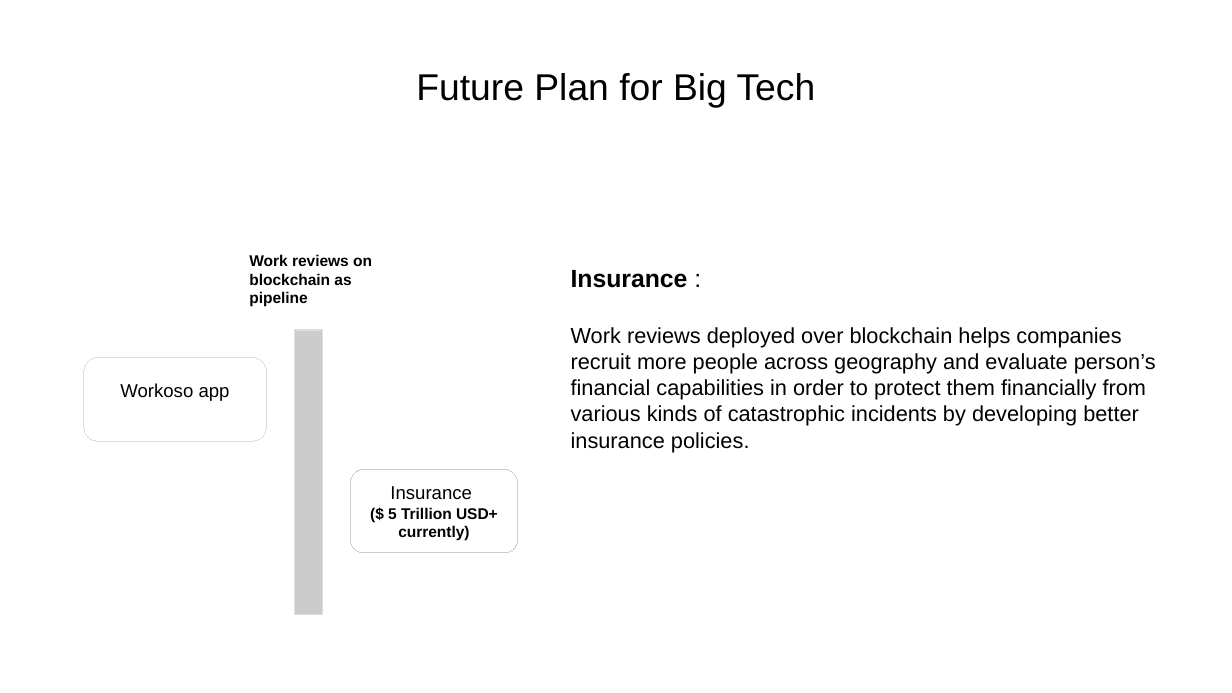
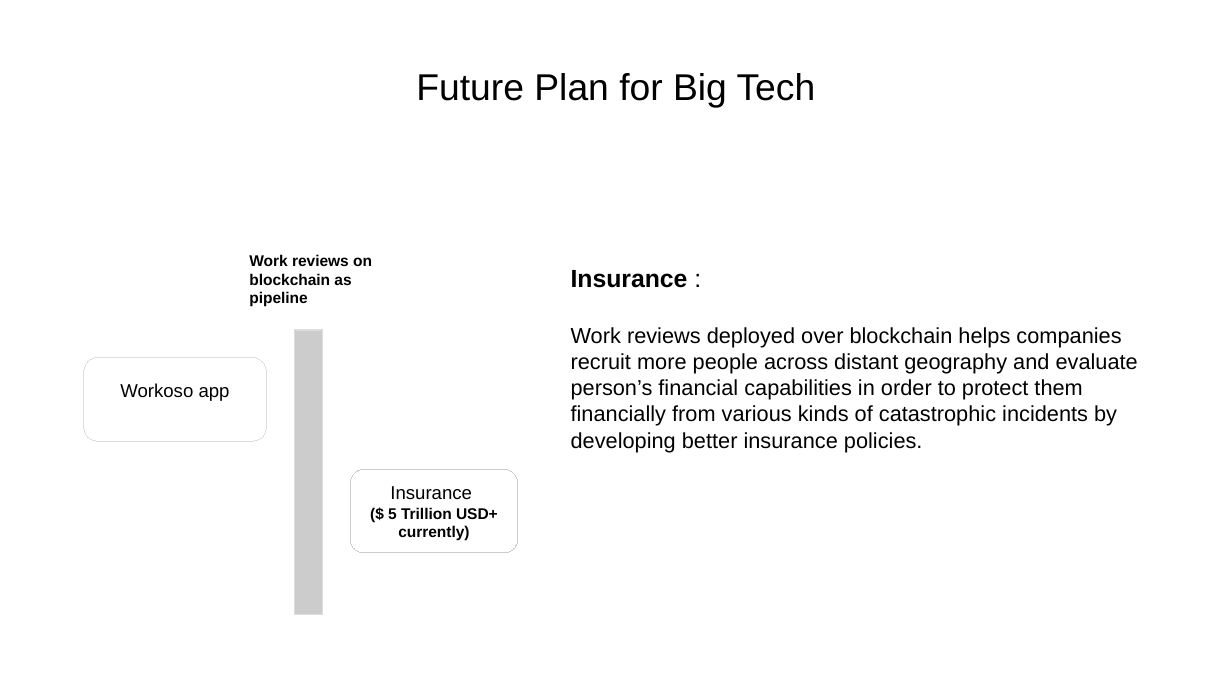
Before and after one commit to yashp241195/startupPitch, a slide deck: slide 18 of pitch.odp. Drawn at 1232x693 pixels with LibreOffice and Linux fonts; fonts in the diff are those of the drawing. Boxes give left, top, right and bottom in pixels: in the first picture for what was removed or moved away, otherwise in the second. Text is boxed around its words. In the diff, an @@ line names an element or a change of style, - is before the commit and + after.

```diff
--- a/pitch.odp
+++ b/pitch.odp
@@ subtitle at [571,327,1138,452]: text changed @@
-  Work reviews deployed over blockchain helps companies recruit more people across geography and evaluate person’s financial capabilities in order to protect them financially from various kinds of catastrophic incidents by developing better insurance policies.
+  Work reviews deployed over blockchain helps companies recruit more people across distant geography and evaluate person’s financial capabilities in order to protect them financially from various kinds of catastrophic incidents by developing better insurance policies.
```
Also in this commit, not shown: 8 other slides changed, 3 slides added, 4 slides removed, 1 other file.
